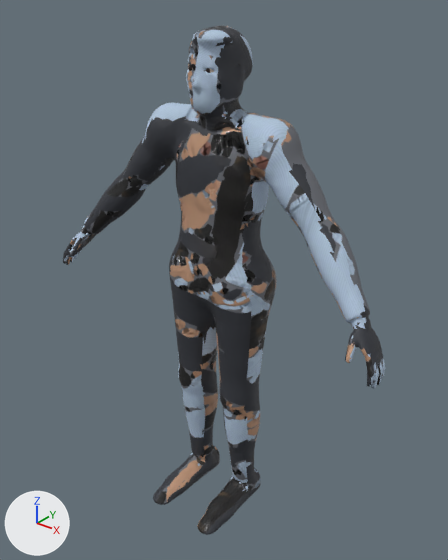
An edit to the glTF model assets/models/npc/ped_office.glb, drawn before and after from the same camera.
The view is the same before and after, from a camera (50 mm lens) standing at (1.203, -1.48, 1.827) and looking at (0.019, 0.0, 0.909). The lights are fixed; the arrows at lower left show +X, +Y and +Z. The older version comes first. Vertices at exactly the same position are counted once.

In view in the first picture: 'Body' and 1 more.
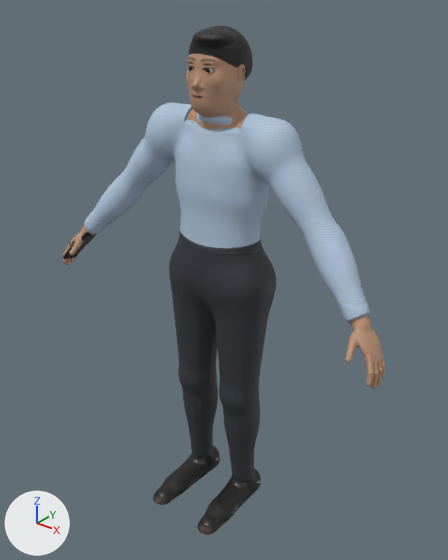
Pixel boxes [x1, y1, x2, y2] of what changed, in the pictures (448 x 560 px; the box of a moved part takes in the faces that stretch with it):
part 1 of me_ped_office_body, moved or reshaped
    before: [67, 28, 252, 525]
    after: [67, 28, 252, 503]
part 2 of me_ped_office_body, moved or reshaped
    before: [323, 241, 386, 381]
    after: [323, 241, 386, 375]
part 3 of me_ped_office_body, surface changed
    both: [63, 25, 386, 534]

The change, as a list of edits to the scene's bpy script:
```text
Change me_ped_office_body:
    used by ob_body; location = (0.0, 0.0, 0.0)
    remove me_ped_office_body.from_pydata(...)  # 7488 vertices, 15000 faces; spans x -0.66..0.66, y -0.25..0.15, z -0.01..1.71
    add me_ped_office_body.from_pydata(...)  # 7487 vertices, 14998 faces; spans x -0.66..0.66, y -0.25..0.15, z -0.01..1.71
    me_ped_office_body part 1: 63 vertices moved from x -0.62..0.17, y -0.22..0.07, z 0.02..1.67 to x -0.62..0.16, y -0.22..0.07, z 0.02..1.67; 262 vertices removed from x -0.65..0.15, y -0.22..0.11, z 0.01..1.7; 269 vertices added at x -0.64..0.16, y -0.21..0.11, z 0.01..1.7
    me_ped_office_body part 2: 15 vertices moved within x 0.34..0.66, y -0.14..0.01, z 0.84..1.16; 12 vertices removed from x 0.33..0.65, y -0.14..0.03, z 0.84..1.19; 4 vertices added at x 0.33..0.49, y -0.08..0.01, z 1.08..1.16
    me_ped_office_body part 3: 13410 kept faces spanning x -0.66..0.66, y -0.25..0.15, z -0.01..1.71 get new texture (UV) coordinates
```
